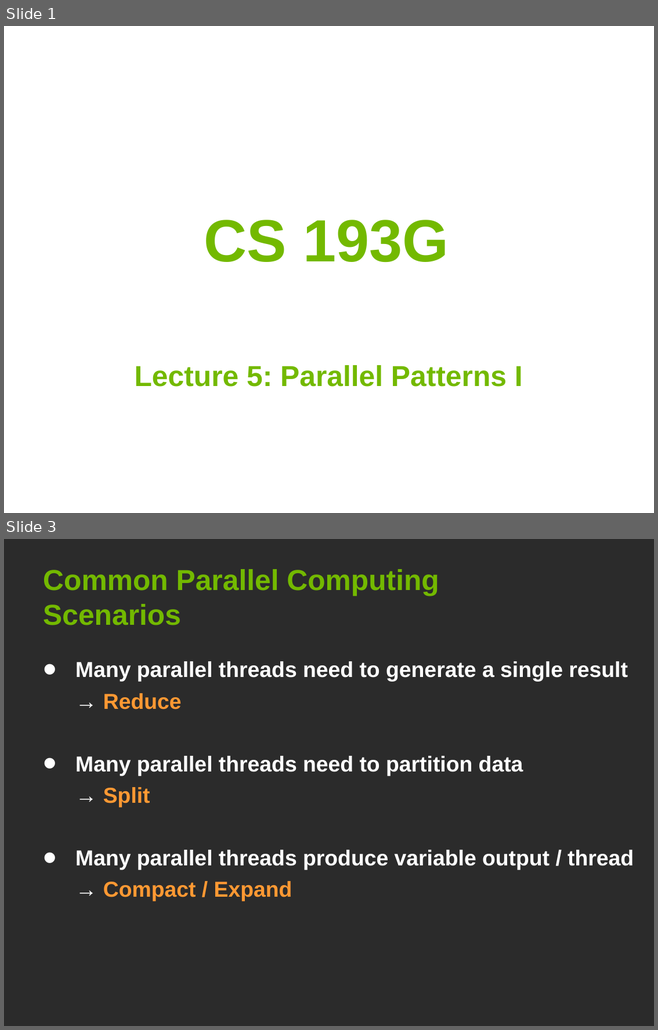
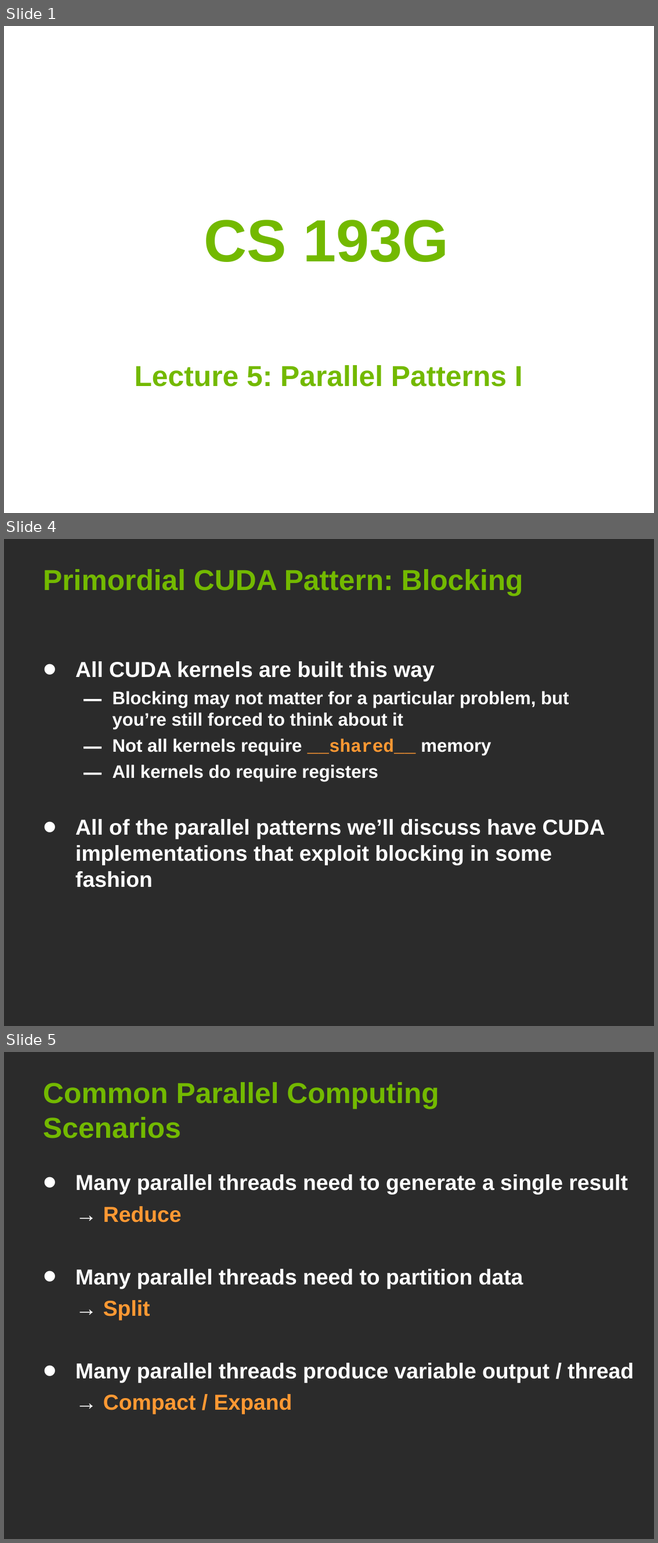
Before and after one commit to jaredhoberock/stanford-cs193g-sp2010, a slide deck: lectures/lecture_6/parallel_patterns_1.ppt. Shown one above the other, each under a label of ours: slides 1 and 3 before the commit, slides 1, 4 and 5 after it; the slides between them are not shown. The pictures are 658x1030 and 658x1543 pixels, drawn with LibreOffice and Linux fonts; fonts in the diff are those of the drawing; background and template pictures are left out; a plain dark background stands for a picture behind light text. Boxes give left, top, right and bottom in pixels: in the first picture for what was removed or moved away, otherwise in the second. Text is boxed around its words. In the diff, an @@ line names an element or a change of style, - is before the commit and + after.

```diff
--- a/lectures/lecture_6/parallel_patterns_1.ppt
+++ b/lectures/lecture_6/parallel_patterns_1.ppt
@@ slide 4 added at [4,539,654,1026], background picture (left out) @@
@@ title added at [43,569,523,596], 32 pt, text #73B900, bold @@
+Primordial CUDA Pattern: Blocking
@@ text added at [75,661,605,888], 20 pt, text #FFFFFF, bold @@
+• All CUDA kernels are built this way
+  – Blocking may not matter for a particular problem, but you’re still forced to think about it
+  – Not all kernels require __shared__ memory
+  – All kernels do require registers
+• All of the parallel patterns we’ll discuss have CUDA implementations that exploit blocking in some fashion
@@ what was slide 3 is now slide 5 @@
```
Also in this commit, not shown: 9 slides changed, 1 other slide added.
